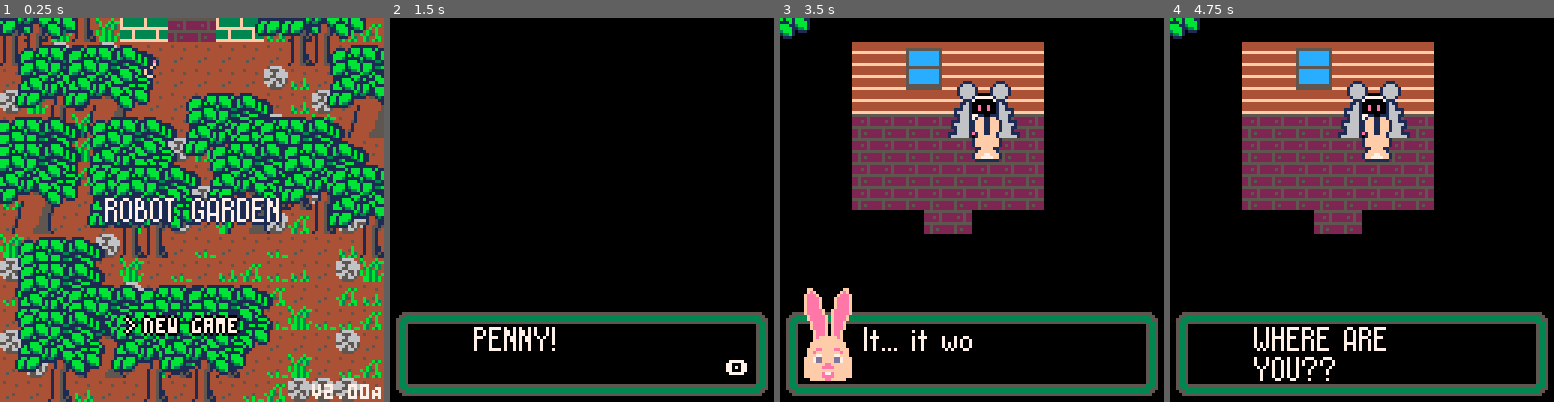
Above: before the commit, frames 1-4 (left to right).
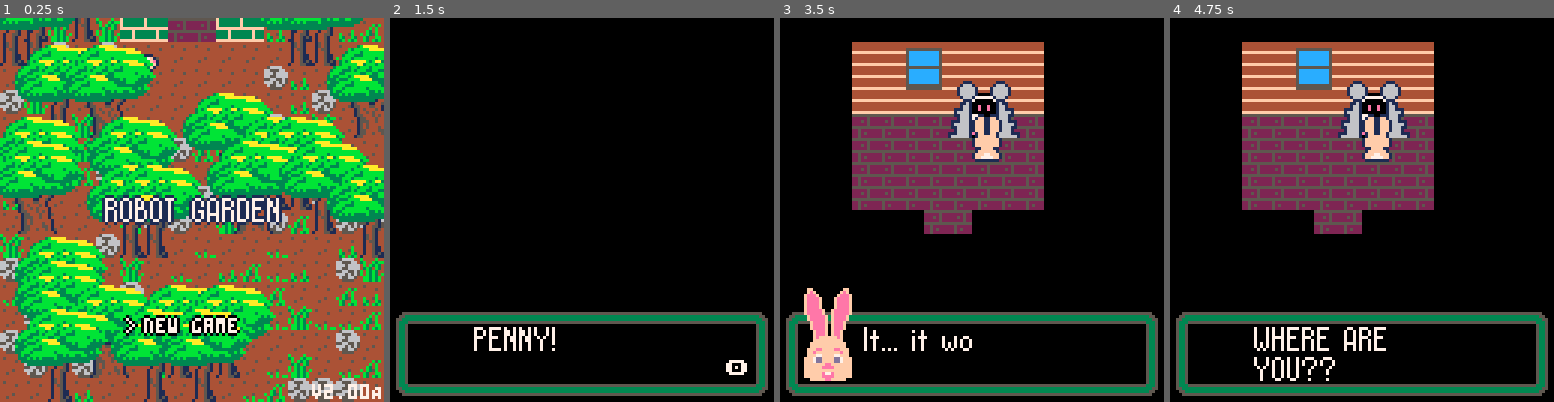
Above: after the commit, the same moments.

Repository: DeCarabas/pico_carts
Game: PICO-8 cartridge robo2.p8
Same seed, same stepped clock (60 frames per second), same inputs: the game is played once before the commit and once after it.
Inputs:
- Up to frame 1 (0.25 s): no input
- Up to frame 2 (1.5 s): tap X (X key) at 0.33, 1.07 s; tap O (Z key) at 0.7 s
- Up to frame 3 (3.5 s): hold Right 1.6-2.1 s; tap O (Z key) every 0.4 s from 1.7 to 3.3 s; tap X (X key) at 1.85, 2.97 s; hold Up 2.15-2.42 s; hold Right 2.47-3.03 s; hold Left from 3.08 s (still down)
- Up to frame 4 (4.75 s): release Left at 3.58 s; hold Down 3.63-3.97 s; tap O (Z key) at 3.7, 4.1, 4.5 s; hold Right 4.02-4.68 s; tap X (X key) at 4.08 s; hold Up from 4.73 s (still down)

The runs differ from the first frame. In frame 1, 37% of the frame differs, in the area x 0-100%, y 0-97%; in frame 2, nothing differs; in frame 3, 0.3%; in frame 4, 0.3%.

Commit message:
Don't draw out of the map (7984)

Diff:
--- a/robo2.p8
+++ b/robo2.p8
@@ -11,9 +11,7 @@
 -- :todo: what is 6x6?
 -- :todo: victory tune when cleared (a ping?)
 -- :todo: trees
--- :todo: don't draw stuff offscreen(!)
 -- :todo: fix transition walking in
--- :todo: birds flying inside
 -- :todo: weather through the window
 -- :todo: weather sound indoors
 -- :todo: birds singing at night?
@@ -183,7 +181,7 @@
 -- list all the sprite values that can be saved here.
 -- we store the index in this list (so it can fit in
 -- 5 bits!) rather than the raw sprite index itself.
-save_item_code=split("0,160,144,145,146,147")
+save_item_code=split"0,160,144,145,146,147"
 
 function save_game()
   -- note: we work very hard to get in our 256 bytes here
@@ -908,7 +906,7 @@
 end
 
 --moon_phases={134,135,136,137,138,139,138,137,136,135}
-season_names=split("summer,fall,winter,spring")
+season_names=split"summer,fall,winter,spring"
 
 function draw_time()
   -- daytime is 06:00-18:00
@@ -1221,24 +1219,23 @@
   -- objects in the right order.
   local draws={
     {draw_player,"robo"},
-    {draw_base,"base"}
+    {draw_base,"base"},
+    {draw_penny,"pny"},
   }
-  local ys={py, base_y}
-  if penny_y then
-    add(draws, {draw_penny,"pny"})
-    add(ys, penny_y+0.1)
-  end
-  for t in all(trees) do
-     add(draws, {draw_tree, t})
-     add(ys, t.y)
-  end
-  for f in all(flowers) do
-    add(draws, {draw_flower,f})
-    add(ys, f.y-0.1)
-  end
-  for b in all(birds) do
-    add(draws, {draw_bird,b})
-    add(ys, b.ty)
+  local ys={py, base_y, penny_y+0.1}
+  if map_left==0 then
+    for t in all(trees) do
+      add(draws, {draw_tree, t})
+      add(ys, t.y)
+    end
+    for f in all(flowers) do
+      add(draws, {draw_flower,f})
+      add(ys, f.y-0.1)
+    end
+    for b in all(birds) do
+      add(draws, {draw_bird,b})
+      add(ys, b.ty)
+    end
   end
   sort(ys,draws)
 
@@ -1641,7 +1638,7 @@
 end
 
 function draw_flower(plant)
-   -- OK we have an x and a y which are tile coords
+   -- ok we have an x and a y which are tile coords
    -- and a seed which is a flower{} object
    -- flower:draw() takes the bottom center location
    plant.seed:draw(4+(plant.x-map_left)*8, 8+plant.y*8, plant.age)
@@ -1950,7 +1947,7 @@
   rain={}
   max_rain=2000
   weather_elapsed=6
-  season_rain = {10,4,2,3} -- 1 is summer
+  season_rain = split"10,4,2,3" -- 1 is summer
 end
 
 function update_weather()
@@ -2085,6 +2082,8 @@
 -- draw a sprite, rotated.
 -- soooo... much... tokens....
 function spr_r(s,x,y,a,w,h,x0,y0)
+  -- :todo: consider using tline http://dotyl.ink/l/fnq3r3fgem
+  --        could be faster and prettier
   if a then
     local sw,sh,sx,sy,sa,ca=w*8,h*8,(s%16)*8,flr(s/16)*8,sin(a),cos(a)
     for ix=-sw,sw do
Not shown, changed: 26 lines of the sprite sheet (__gfx__) section of robo2.p8
